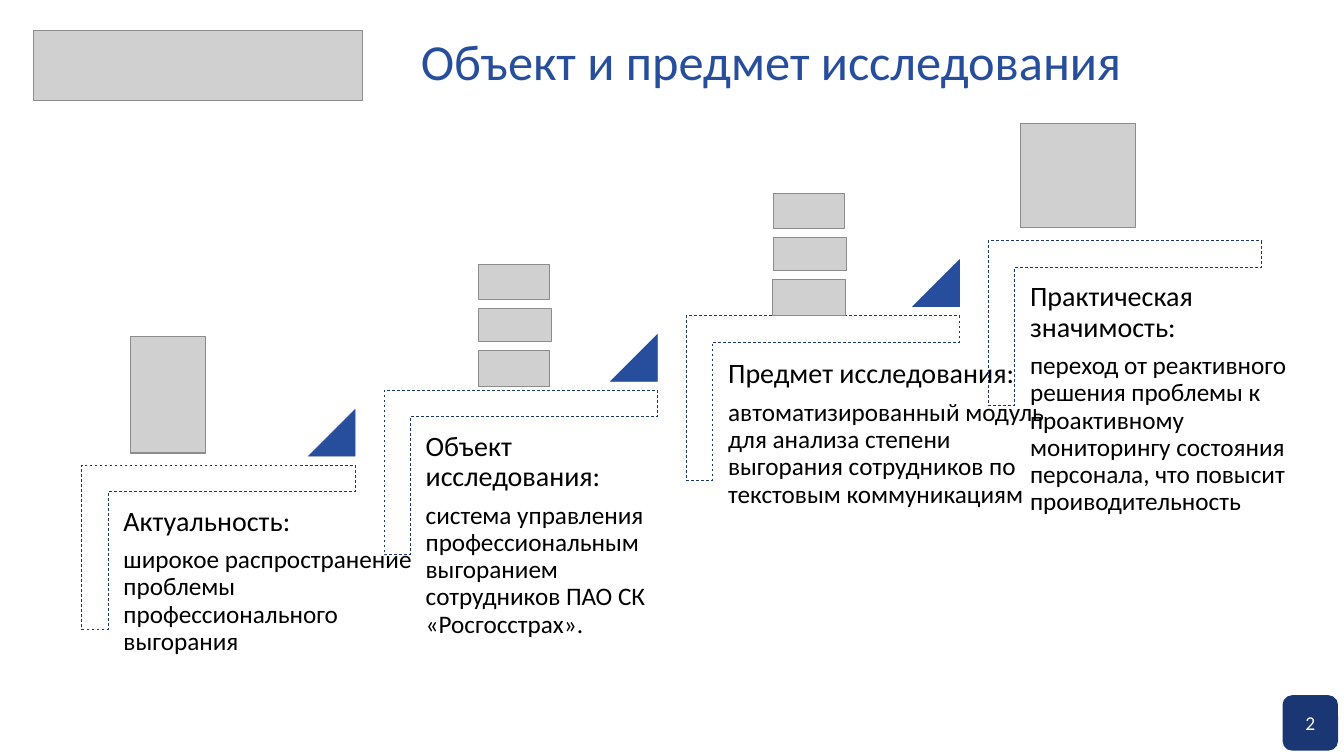
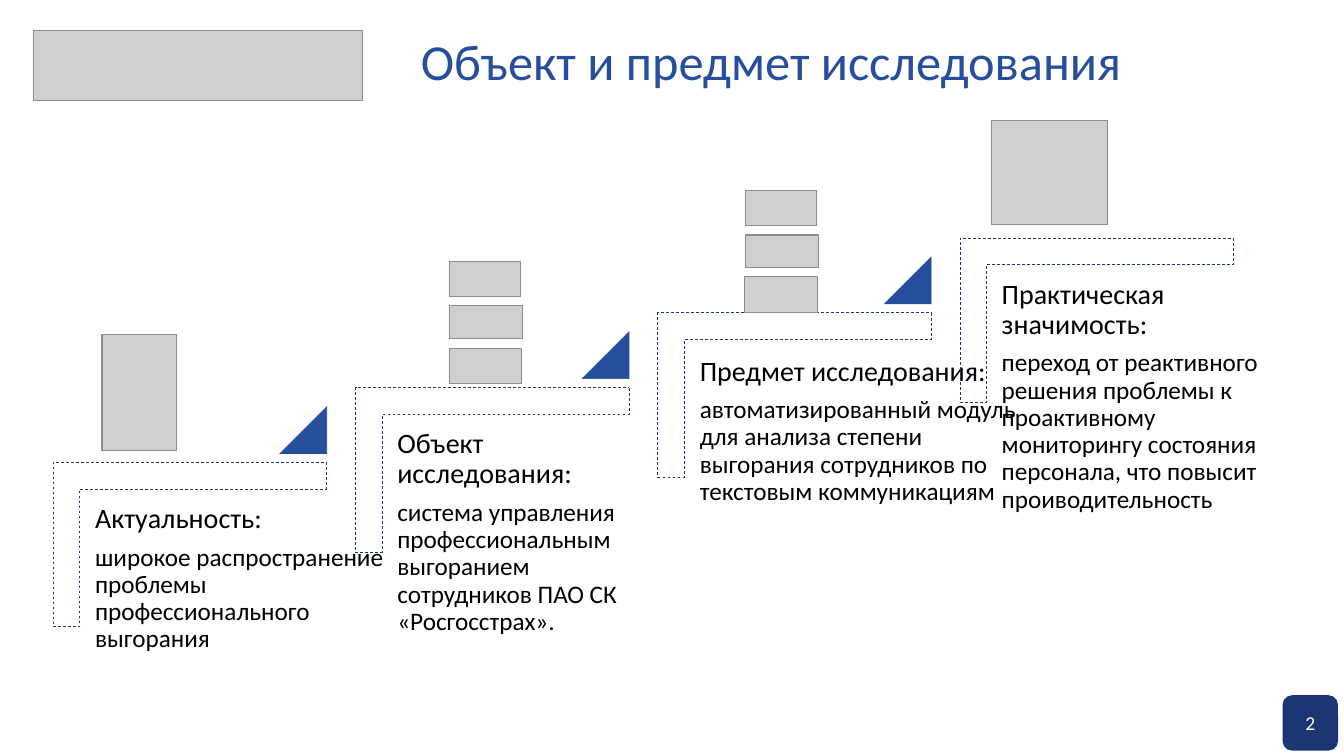
Before and after one commit to pagamov/pagamov_bot, a slide deck: slide 2 of docs/Презентация Гамов.pptx. Drawn at 1344x756 pixels with LibreOffice and Linux fonts; fonts in the diff are those of the drawing; grey boxes stand for pictures; background and template pictures are left out. Boxes give left, top, right and bottom in pixels: in the first picture for what was removed or moved away, otherwise in the second. Text is boxed around its words. In the diff, an @@ line names an element or a change of style, - is before the commit and + after.

```diff
--- a/docs/Презентация Гамов.pptx
+++ b/docs/Презентация Гамов.pptx
@@ 7 pictures, 3 frees, 3 corners, 2 triangles: place and size @@
-7 pictures, 3 frees, 3 corners, 2 triangles at (130, 124, 1317, 634)
+7 pictures, 3 frees, 3 corners, 2 triangles at (102, 121, 1289, 631)
@@ 1 picture, 1 free, 1 triangle, 1 corner: place and size @@
-1 picture, 1 free, 1 triangle, 1 corner at (82, 279, 846, 709)
+1 picture, 1 free, 1 triangle, 1 corner at (53, 277, 817, 707)
```
Also in this commit, not shown: 1 other slide changed, 18 slides added, 1 slide removed, 5 other files.
